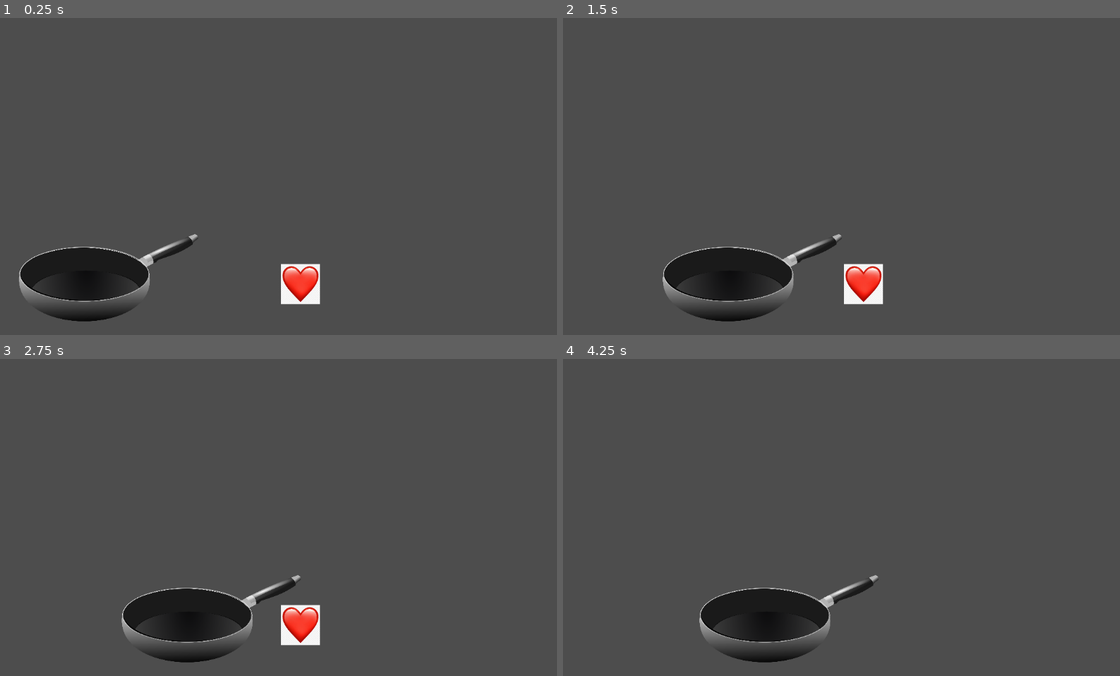
Above: before the commit, frames 1-4 (two rows, left to right).
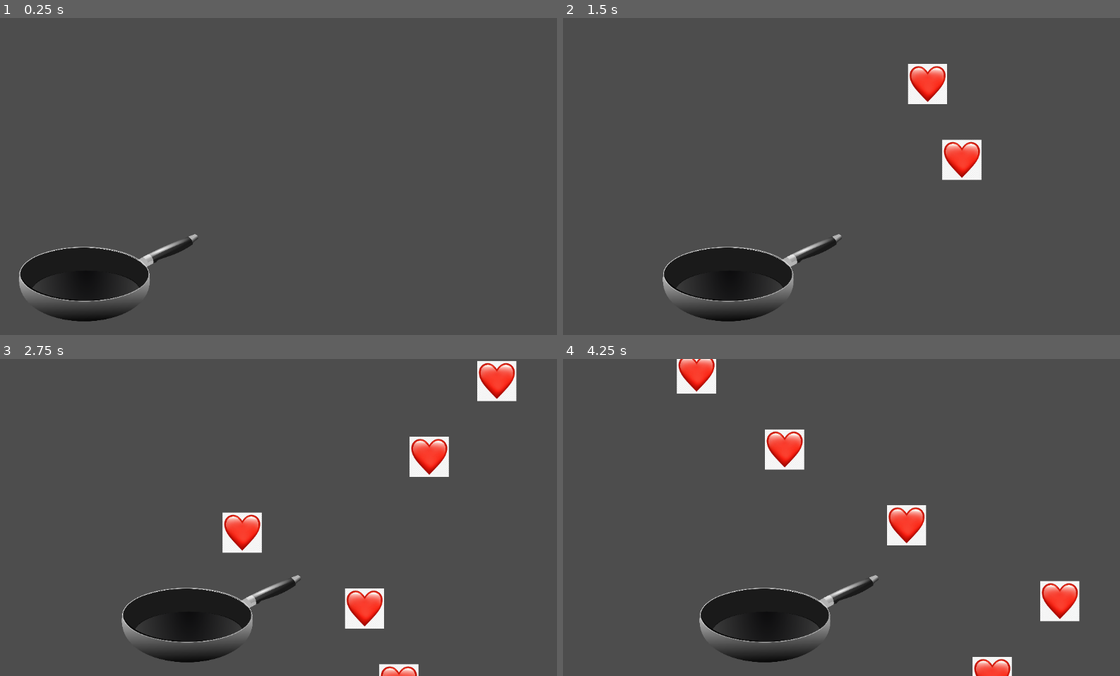
Above: after the commit, the same moments.

Repository: The-Roundest-Table/potluck
Game: Godot game, scene res://scenes/heartcatcher.tscn
Same seed, same stepped clock (60 frames per second), same inputs: the game is played once before the commit and once after it. This scene is started directly instead of the project's main scene.
Inputs (mouse positions are in pixels of both pictures, inside the frame that each line leads up to):
- Up to frame 1 (0.25 s): no input
- Up to frame 2 (1.5 s): tap Enter at 0.5 s; move the mouse to (964, 160) at 0.52 s; hold Right (right) 0.53-1.28 s; click (964, 160) at 0.67 s; move the mouse to (724, 192) at 1.27 s; hold Left (left) from 1.28 s (still down); click (724, 192) at 1.42 s
- Up to frame 3 (2.75 s): move the mouse to (328, 447) at 2.02 s; release Left (left) at 2.03 s; hold Right (right) from 2.03 s (still down); click (328, 447) at 2.17 s
- Up to frame 4 (4.25 s): move the mouse to (808, 580) at 2.77 s; click (808, 580) at 2.92 s; move the mouse to (1008, 565) at 3.52 s; release Right (right) at 3.53 s; hold Left (left) from 3.53 s (still down); click (1008, 565) at 3.67 s

The runs differ from the first frame. In frame 1, 0.9% of the frame differs, in the area x 50-58%, y 77-91%; in frame 2, 2.7%; in frame 3, 4.8%, in the area x 39-93%, y 0-100%; in frame 4, 3.9%.

Commit message:
updated heartcatcher
figured out how to receive signals from the instantiated tomatoes to the main minigame using a connect function, which some people say is bruteforcing it but eh.
todo:
-figure out the nastar decor game
- set up a scene manager

Diff:
--- a/food/tomato.gd
+++ b/food/tomato.gd
@@ -1,17 +1,19 @@
-extends Node2D
+class_name Tomato extends CharacterBody2D
+
+signal caught;
 
 
 # Called when the node enters the scene tree for the first time.
 func _ready() -> void:
+	velocity.x = 0;
+	velocity.y = 300;
 	pass # Replace with function body.
 
-
-# Called every frame. 'delta' is the elapsed time since the previous frame.
-func _process(delta: float) -> void:
+func _physics_process(delta: float) -> void:
+	move_and_slide()
 	pass
 
 
 func _on_area_2d_area_entered(area: Area2D) -> void:
-	print("frying pan")
+	caught.emit()
 	queue_free()
-	pass # Replace with function body.
--- a/food/tomato.tscn
+++ b/food/tomato.tscn
@@ -6,7 +6,7 @@
 [sub_resource type="CircleShape2D" id="CircleShape2D_x0b1e"]
 radius = 5.8481016
 
-[node name="tomato" type="Node2D"]
+[node name="tomato" type="CharacterBody2D"]
 scale = Vector2(7.181818, 7.1818204)
 script = ExtResource("1_umoja")
 
--- a/project.godot
+++ b/project.godot
@@ -15,6 +15,20 @@
 config/features=PackedStringArray("4.5", "Forward Plus")
 config/icon="res://icon.svg"
 
+[autoload]
+
+Dialogic="*res://addons/dialogic/Core/DialogicGameHandler.gd"
+
+[dialogic]
+
+directories/dch_directory={}
+directories/dtl_directory={}
+layout/style_directory={}
+
+[editor_plugins]
+
+enabled=PackedStringArray("res://addons/dialogic/plugin.cfg")
+
 [input]
 
 left={
@@ -29,3 +43,17 @@
 , Object(InputEventKey,"resource_local_to_scene":false,"resource_name":"","device":-1,"window_id":0,"alt_pressed":false …(183 unchanged characters)…
 ]
 }
+dialogic_default_action={
+"deadzone": 0.5,
+"events": [Object(InputEventKey,"resource_local_to_scene":false,"resource_name":"","device":0,"window_id":0,"alt_pressed":false,"shift_pressed":false,"ctrl_pressed":false,"meta_pressed":false,"pressed":false,"keycode":4194309,"physical_keycode":0,"key_label":0,"unicode":0,"location":0,"echo":false,"script":null)
+, Object(InputEventMouseButton,"resource_local_to_scene":false,"resource_name":"","device":-1,"window_id":0,"alt_pressed":false,"shift_pressed":false,"ctrl_pressed":false,"meta_pressed":false,"button_mask":0,"position":Vector2(0, 0),"global_position":Vector2(0, 0),"factor":1.0,"button_index":1,"canceled":false,"pressed":true,"double_click":false,"script":null)
+, Object(InputEventKey,"resource_local_to_scene":false,"resource_name":"","device":0,"window_id":0,"alt_pressed":false,"shift_pressed":false,"ctrl_pressed":false,"meta_pressed":false,"pressed":false,"keycode":32,"physical_keycode":0,"key_label":0,"unicode":0,"location":0,"echo":false,"script":null)
+, Object(InputEventKey,"resource_local_to_scene":false,"resource_name":"","device":0,"window_id":0,"alt_pressed":false,"shift_pressed":false,"ctrl_pressed":false,"meta_pressed":false,"pressed":false,"keycode":88,"physical_keycode":0,"key_label":0,"unicode":0,"location":0,"echo":false,"script":null)
+, Object(InputEventJoypadButton,"resource_local_to_scene":false,"resource_name":"","device":0,"button_index":0,"pressure":0.0,"pressed":false,"script":null)
+]
+}
+click={
+"deadzone": 0.2,
+"events": [Object(InputEventMouseButton,"resource_local_to_scene":false,"resource_name":"","device":-1,"window_id":0,"alt_pressed":false,"shift_pressed":false,"ctrl_pressed":false,"meta_pressed":false,"button_mask":1,"position":Vector2(722, 40),"global_position":Vector2(741, 136),"factor":1.0,"button_index":1,"canceled":false,"pressed":true,"double_click":false,"script":null)
+]
+}
--- a/scenes/boba_tea.tscn
+++ b/scenes/boba_tea.tscn
@@ -1,6 +1,6 @@
 [gd_scene load_steps=5 format=3 uid="uid://gs22eokw4ff6"]
 
-[ext_resource type="Script" uid="uid://dfjh72pes8vqq" path="res://scenes/straw.gd" id="1_fwli4"]
+[ext_resource type="Script" uid="uid://dfjh72pes8vqq" path="res://scripts/straw.gd" id="1_fwli4"]
 
 [sub_resource type="BoxMesh" id="BoxMesh_pecxu"]
 
--- /dev/null
+++ b/scenes/heartcatcher.gd
@@ -0,0 +1,33 @@
+extends Node2D
+
+var tomato = preload("res://food/tomato.tscn")
+@onready var player: CharacterBody2D = $Pan
+var tomatoes = [];
+
+var tomcount = 0;
+
+const TIME_PERIOD = 0.5
+
+var time = 0
+
+# Called when the node enters the scene tree for the first time.
+func _ready() -> void:
+	pass # Replace with function body.
+
+
+# Called every frame. 'delta' is the elapsed time since the previous frame.
+func _process(delta: float) -> void:
+	time += delta;
+
+	if time > TIME_PERIOD:
+		var new_icon = tomato.instantiate();
+		new_icon.position.y = -5
+		new_icon.position.x = randi()% get_viewport().size.x
+		add_child(new_icon)
+		tomatoes.append(new_icon.caught.connect(on_tomato_caught))
+		time = 0
+
+
+func on_tomato_caught():
+	tomcount+=1
+	print(tomcount)
--- a/scenes/heartcatcher.tscn
+++ b/scenes/heartcatcher.tscn
@@ -1,7 +1,7 @@
 [gd_scene load_steps=5 format=3 uid="uid://dr7pjbkytkwh0"]
 
+[ext_resource type="Script" uid="uid://cfrmgji1b503l" path="res://scenes/heartcatcher.gd" id="1_hqnkh"]
 [ext_resource type="PackedScene" uid="uid://cw6bm1v3j4x6f" path="res://pan_player.tscn" id="1_wdnwu"]
-[ext_resource type="PackedScene" uid="uid://bmbxnawh4d2g4" path="res://food/tomato.tscn" id="2_v8y1u"]
 
 [sub_resource type="WorldBoundaryShape2D" id="WorldBoundaryShape2D_v8y1u"]
 normal = Vector2(1, 0)
@@ -10,6 +10,7 @@
 normal = Vector2(-1, 0)
 
 [node name="heartcatcher" type="Node2D"]
+script = ExtResource("1_hqnkh")
 
 [node name="StaticBody2D" type="StaticBody2D" parent="."]
 
@@ -20,8 +21,5 @@
 position = Vector2(1152, 0)
 shape = SubResource("WorldBoundaryShape2D_hqnkh")
 
-[node name="Tomato" parent="." instance=ExtResource("2_v8y1u")]
-position = Vector2(628, 544)
-
 [node name="Pan" parent="." instance=ExtResource("1_wdnwu")]
 position = Vector2(212, 527)
--- a/scenes/test.tscn
+++ /dev/null
@@ -1,9 +0,0 @@
-[gd_scene load_steps=2 format=3 uid="uid://ddnb8n4a54wb1"]
-
-[ext_resource type="Texture2D" uid="uid://cw63q6vk6a026" path="res://sprites/NPC Portraits/NPC01.png" id="1_errlg"]
-
-[node name="Player" type="Node2D"]
-
-[node name="Sprite2D" type="Sprite2D" parent="."]
-scale = Vector2(0.28027344, 0.28027344)
-texture = ExtResource("1_errlg")
Not shown, added: scenes/heartcatcher.gd.uid
Renamed: scenes/straw.gd -> scripts/straw.gd
Renamed: scenes/straw.gd.uid -> scripts/straw.gd.uid
Not shown, changed: .DS_Store
